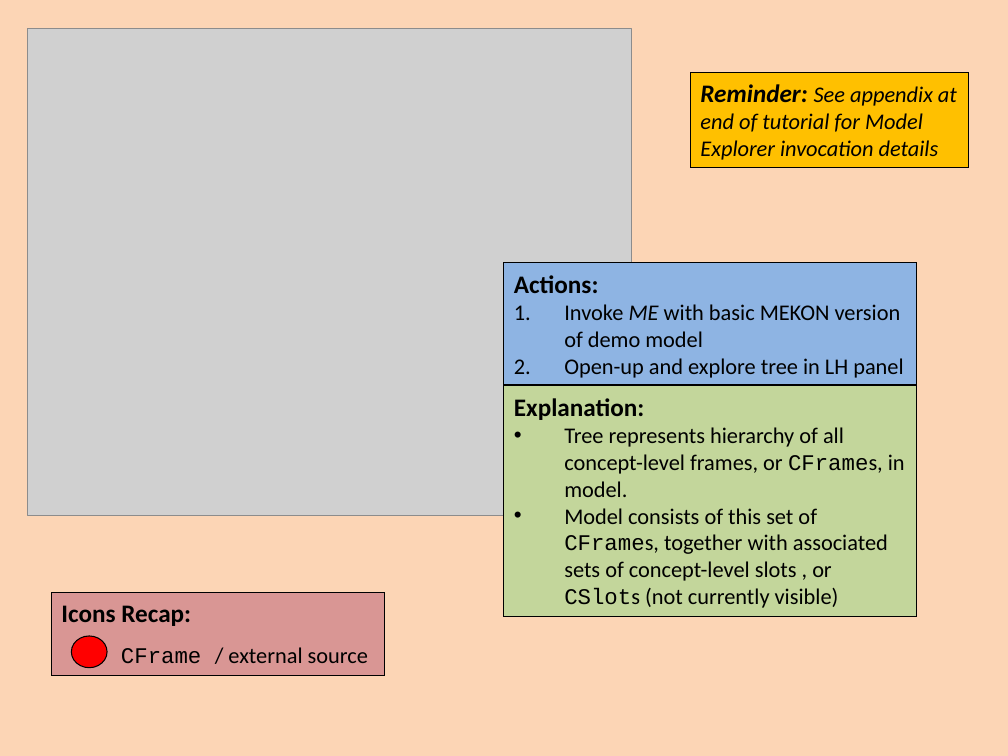
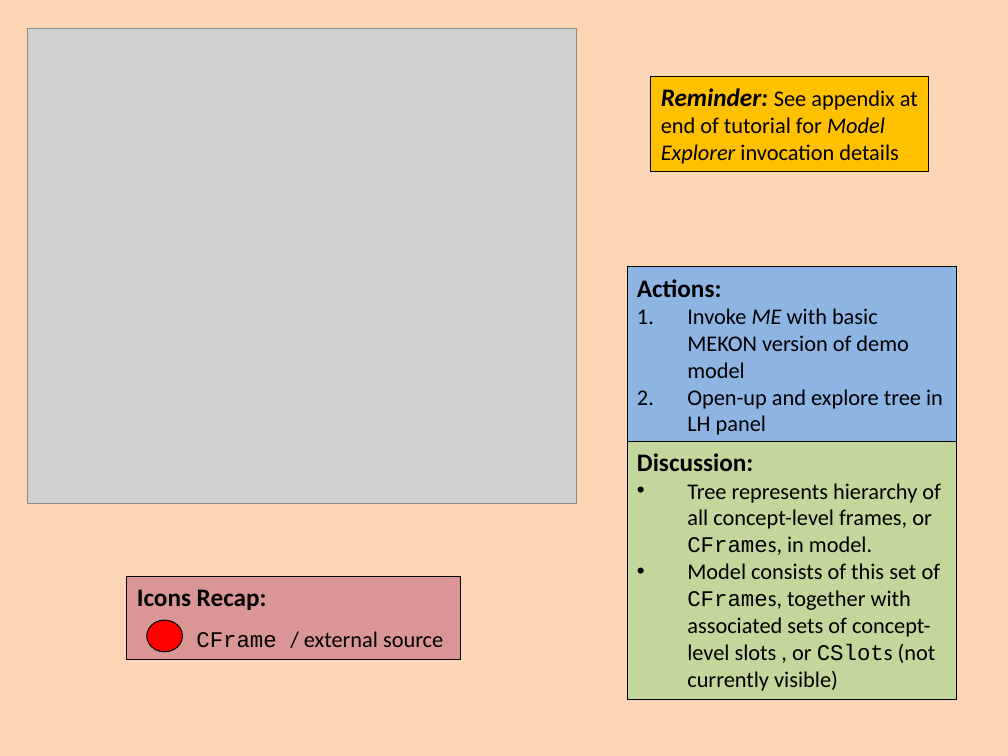
Before and after one commit to colin-puleston/mekon-hobo, a slide deck: slide 10 of docs/MEKON-HOBO Introductory Tutorial.pptx. Drawn at 1008x756 pixels with LibreOffice and Linux fonts; fonts in the diff are those of the drawing; grey boxes stand for pictures. Boxes give left, top, right and bottom in pixels: in the first picture for what was removed or moved away, otherwise in the second. Text is boxed around its words. In the diff, an @@ line names an element or a change of style, - is before the commit and + after.

```diff
--- a/docs/MEKON-HOBO Introductory Tutorial.pptx
+++ b/docs/MEKON-HOBO Introductory Tutorial.pptx
@@ picture: place and size @@
-picture at [28,29,632,516]
+picture at [28,29,577,504]
@@ rectangle "Reminder: See appendix at end ...": place and size @@
-rectangle "Reminder: See appendix at end ..." at [690,73,969,167]
+rectangle "Reminder: See appendix at end ..." at [651,77,929,171]
@@ rectangle "Reminder: See appendix at end ..." at [651,77,929,171]: italic off in "See appendix at end of tutorial for ..." @@
@@ rectangle "Actions:": place and size @@
-rectangle "Actions:" at [504,263,916,385]
+rectangle "Actions:" at [627,267,957,444]
@@ rectangle "Discussion:": place and size @@
-rectangle "Discussion:" at [504,386,916,617]
+rectangle "Discussion:" at [627,442,957,700]
@@ text in rectangle at [637,453,753,471]: text changed @@
-Explanation:
+Discussion:
@@ 1 text, 1 rectangle, 1 ellipse: place and size @@
-1 text, 1 rectangle, 1 ellipse at [51,593,385,676]
+1 text, 1 rectangle, 1 ellipse at [127,577,461,660]
```
Also in this commit, not shown: 22 other slides changed, 14 slides added, 6 slides removed.
